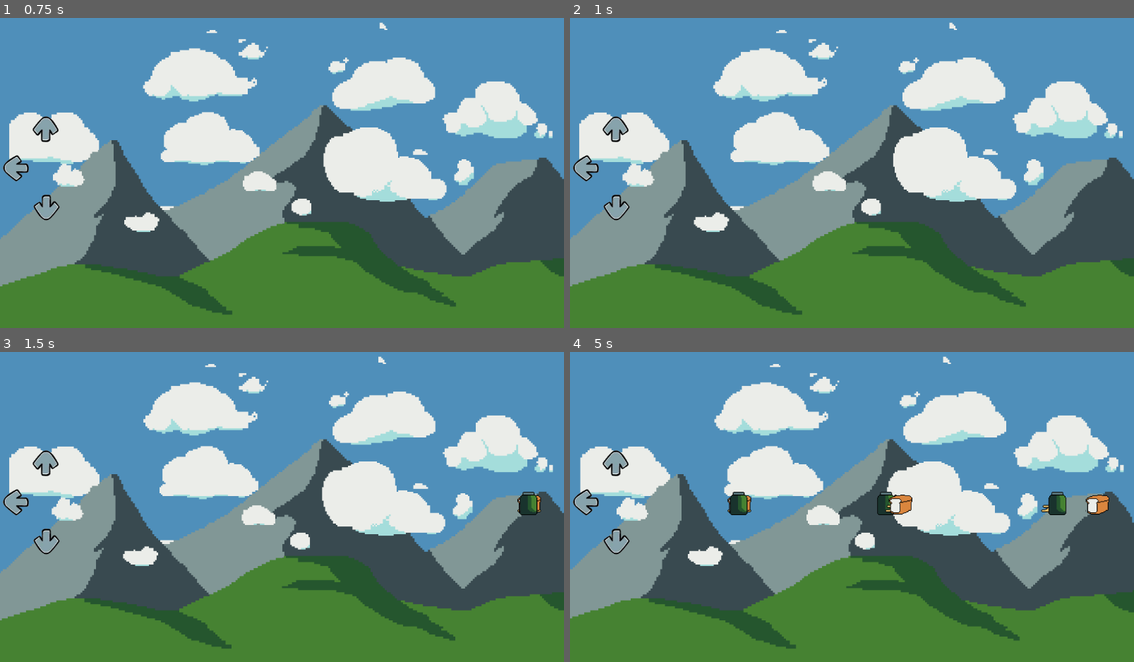
Above: before the commit, frames 1-4 (two rows, left to right).
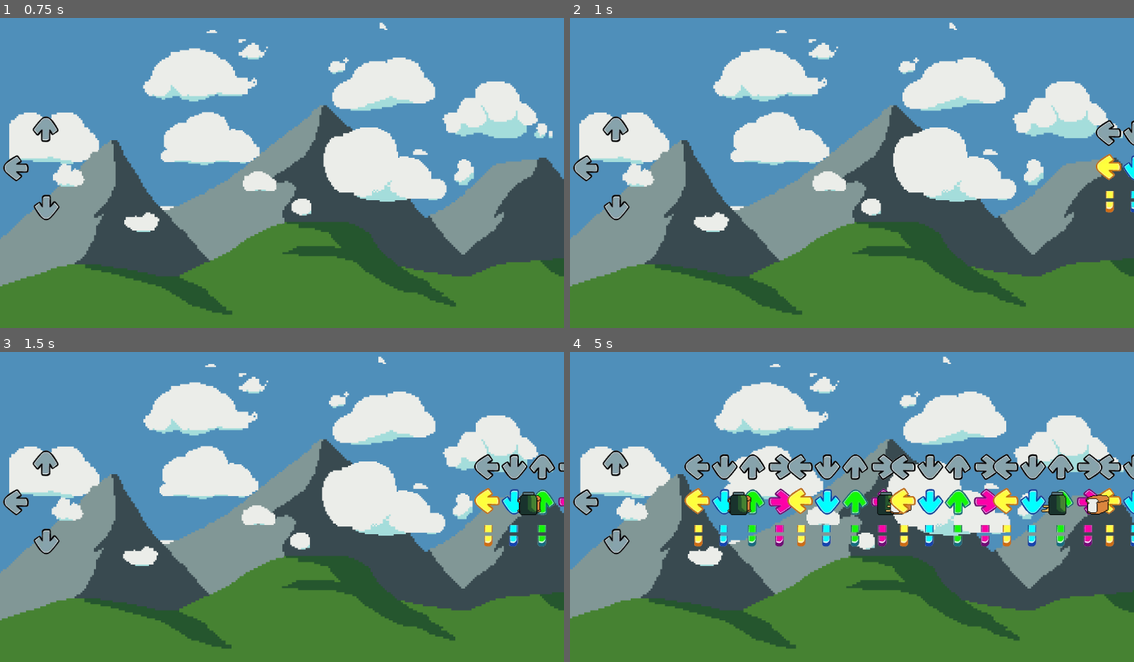
Above: after the commit, the same moments.

Repository: piperinnshall/wlgg-world-day
Game: Godot game, scene res://src/stages/stage_one.tscn
Same seed, same stepped clock (60 frames per second), same inputs: the game is played once before the commit and once after it.
Inputs:
- Up to frame 1 (0.75 s): no input
- Up to frame 2 (1 s): no input
- Up to frame 3 (1.5 s): no input
- Up to frame 4 (5 s): no input

Frame 1 is identical in both runs. In frame 2, 0.8% of the frame differs, in the area x 93-100%, y 32-63%; in frame 3, 1.6%; in frame 4, 8.8%, in the area x 20-100%, y 32-63%.

Commit message:
chore: Add moving conveyor belt

Diff:
--- /dev/null
+++ b/src/nodes/belt.tscn
@@ -0,0 +1,8 @@
+[gd_scene load_steps=3 format=3 uid="uid://btlet0cu4v1b8"]
+
+[ext_resource type="Texture2D" uid="uid://b0elu6pseod4b" path="res://assets/arrows.webp" id="1_61swu"]
+[ext_resource type="Script" uid="uid://dyegrxk4jip67" path="res://src/scripts/belt.gd" id="2_an5l7"]
+
+[node name="Belt" type="Sprite2D"]
+texture = ExtResource("1_61swu")
+script = ExtResource("2_an5l7")
--- /dev/null
+++ b/src/nodes/conveyor.tscn
@@ -0,0 +1,6 @@
+[gd_scene load_steps=2 format=3 uid="uid://c1nbq45n5qaw5"]
+
+[ext_resource type="Script" uid="uid://c5k4iw302vgl0" path="res://src/scripts/conveyor.gd" id="1_dq033"]
+
+[node name="Conveyor" type="Sprite2D"]
+script = ExtResource("1_dq033")
--- /dev/null
+++ b/src/scripts/belt.gd
@@ -0,0 +1,17 @@
+extends Sprite2D
+
+@export var move_speed: float = 3.5
+
+var pos_x: float = 610
+var pos_y: float = 0
+
+func _init():
+	set_process(false)
+
+func _process(delta: float) -> void:
+	global_position += Vector2(-move_speed,  0)
+
+func setup():
+	global_position = Vector2(pos_x, pos_y)
+
+	set_process(true)
--- /dev/null
+++ b/src/scripts/conveyor.gd
@@ -0,0 +1,17 @@
+extends Node2D
+
+@onready var belt = preload("res://src/nodes/belt.tscn")
+
+var spawn_delay: float  = 1.0
+var spawn_timer: float  = 0.0
+
+func _process(delta: float) -> void:
+	spawn_timer += delta
+	if spawn_timer >= spawn_delay:
+		create_moving_belt()
+		spawn_timer = 0.0
+
+func create_moving_belt():
+	var b_inst = belt.instantiate()
+	get_tree().get_root().call_deferred("add_child", b_inst)
+	b_inst.setup()
--- a/src/stages/stage_one.tscn
+++ b/src/stages/stage_one.tscn
@@ -1,7 +1,8 @@
-[gd_scene load_steps=3 format=3 uid="uid://bbs7jf76v05oi"]
+[gd_scene load_steps=4 format=3 uid="uid://bbs7jf76v05oi"]
 
 [ext_resource type="PackedScene" uid="uid://hoctgo107djf" path="res://src/nodes/key_listener.tscn" id="1_r7fs1"]
 [ext_resource type="PackedScene" uid="uid://yopk35fnni34" path="res://src/nodes/background.tscn" id="1_sio3b"]
+[ext_resource type="PackedScene" uid="uid://c1nbq45n5qaw5" path="res://src/nodes/conveyor.tscn" id="3_pl84b"]
 
 [node name="StageOne" type="Node2D"]
 
@@ -9,6 +10,8 @@
 scale = Vector2(0.75, 0.75)
 
 [node name="Camera2D" type="Camera2D" parent="."]
+
+[node name="Conveyor" parent="." instance=ExtResource("3_pl84b")]
 
 [node name="KeyListenerLeft" parent="." instance=ExtResource("1_r7fs1")]
 position = Vector2(-545, 0)
Not shown, added: src/scripts/belt.gd.uid
Not shown, added: src/scripts/conveyor.gd.uid
